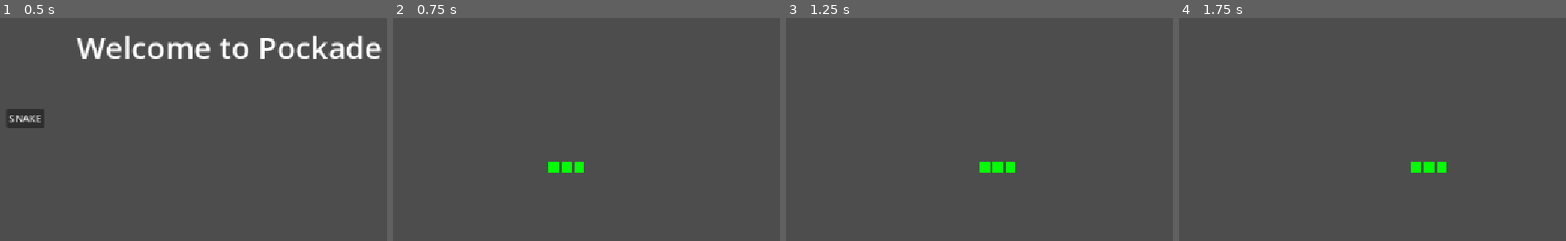
Above: before the commit, frames 1-4 (left to right).
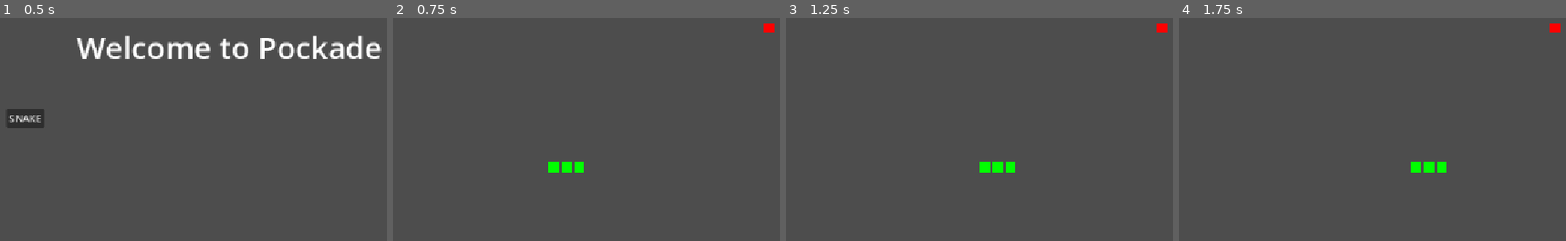
Above: after the commit, the same moments.

Repository: Aim-ez/pockade
Game: Godot game, scene res://menu/menu.tscn
Same seed, same stepped clock (60 frames per second), same inputs: the game is played once before the commit and once after it. The project has no main scene, so this scene is started directly.
Inputs:
- Up to frame 1 (0.5 s): no input
- Up to frame 2 (0.75 s): click "SNAKE" at 0.5 s
- Up to frame 3 (1.25 s): no input
- Up to frame 4 (1.75 s): tap Enter at 1.25 s; hold D from 1.28 s (still down)

Frame 1 is identical in both runs. In frame 2, 0.1% of the frame differs, in the area x 95-99%, y 2-7%; in frame 3, 0.1%; in frame 4, 0.1%.

Commit message:
Add Snake food and growth

Diff:
--- a/games/snake/snake.gd
+++ b/games/snake/snake.gd
@@ -7,6 +7,7 @@
 	Vector2i(19, 15),
 	Vector2i(18, 15)
 ]
+var food = Vector2i(10, 10)
 var direction = Vector2i.RIGHT
 var move_timer = 0.0
 var move_delay = 0.15 # slow moving snake to start
@@ -20,6 +21,15 @@
 			Color.GREEN
 		)
 
+		draw_rect(
+			Rect2(Vector2(food) * cell_size, Vector2(16, 16)),
+			Color.RED
+		)
+
+func _ready():
+	spawn_food()
+	queue_redraw()
+
 func _process(delta):
 	move_timer += delta
 
@@ -29,10 +39,15 @@
 		queue_redraw()
 
 func move_snake():
+	var ate_food = snake[0] == food
 	for i in range(snake.size() - 1, 0, -1):
 		snake[i] = snake[i - 1]
 
 	snake[0] += direction
+
+	if ate_food:
+		snake.append(snake[-1])
+		spawn_food()
 
 func _input(event):
 	if event is InputEventKey and event.pressed:
@@ -48,3 +63,9 @@
 func change_direction(new_direction):
 	if new_direction != -direction:
 		direction = new_direction
+
+func spawn_food():
+	food = Vector2i(
+		randi_range(0,39),
+		randi_range(0,29)
+	)
